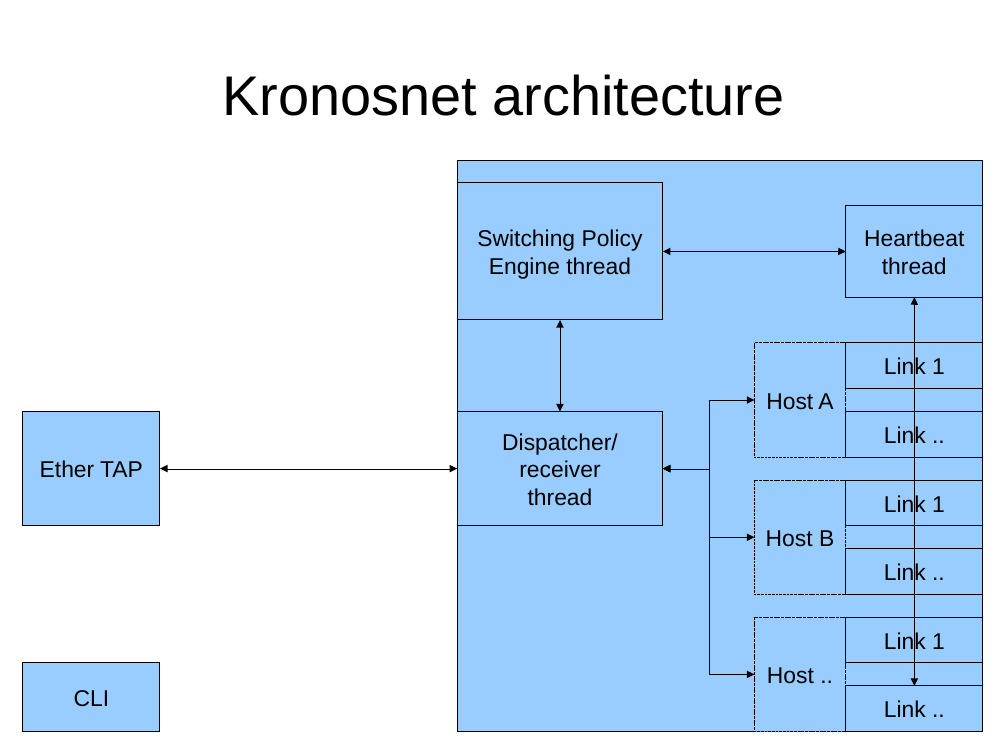
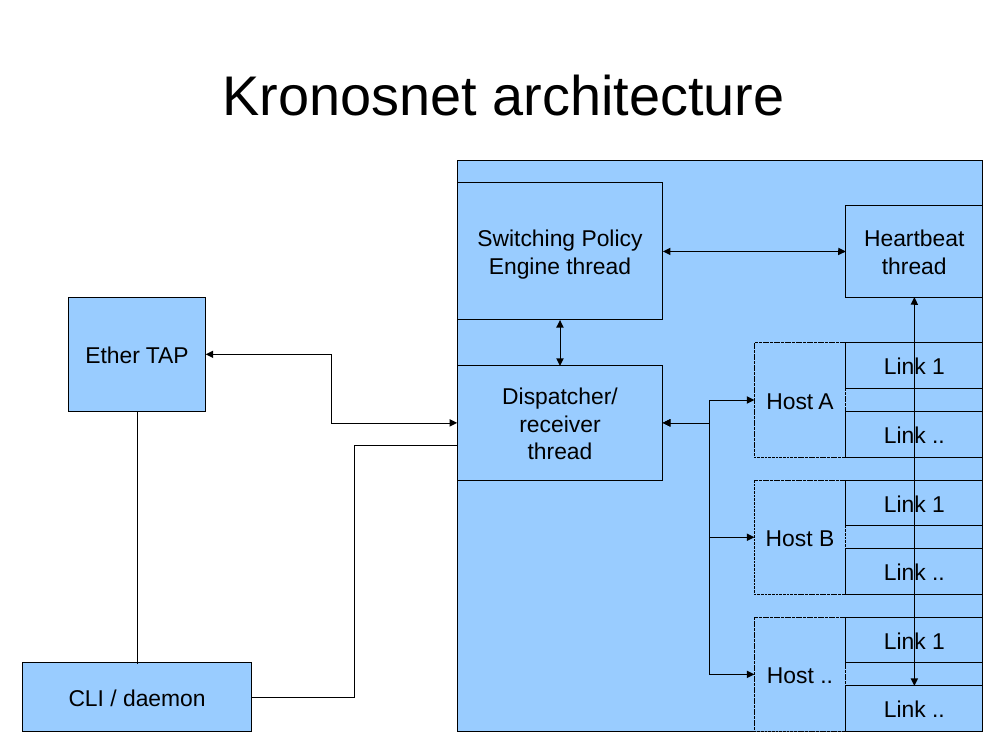
Before and after one commit to kronosnet/kronosnet, a slide deck: slide 9 of docs/kronosnet_architecture.odp (slide 6 before the commit). Drawn at 1008x756 pixels with LibreOffice and Linux fonts; fonts in the diff are those of the drawing. Boxes give left, top, right and bottom in pixels: in the first picture for what was removed or moved away, otherwise in the second. Text is boxed around its words. In the diff, an @@ line names an element or a change of style, - is before the commit and + after.

```diff
--- a/docs/kronosnet_architecture.odp
+++ b/docs/kronosnet_architecture.odp
@@ rectangle "Ether TAP": place and size @@
-rectangle "Ether TAP" at bbox=[23, 412, 160, 526]
+rectangle "Ether TAP" at bbox=[69, 297, 206, 412]
@@ elbow double arrow moved from (560, 412) - (561, 320) to (560, 366) - (561, 320) @@
@@ elbow double arrow moved from (160, 468) - (457, 469) to (206, 354) - (457, 424) @@
@@ rectangle "Dispatcher/receiver": place and size @@
-rectangle "Dispatcher/receiver" at bbox=[457, 412, 663, 526]
+rectangle "Dispatcher/receiver" at bbox=[457, 366, 663, 480]
@@ elbow line added from (137, 663) to (137, 412), #000000 0 pt @@
@@ elbow double arrow moved from (663, 469) - (755, 400) to (663, 424) - (755, 400) @@
@@ elbow line added from (252, 698) to (457, 445), #000000 0 pt @@
@@ elbow double arrow moved from (663, 468) - (755, 675) to (663, 423) - (755, 675) @@
@@ elbow double arrow moved from (663, 468) - (755, 538) to (663, 423) - (755, 538) @@
@@ rectangle "CLI / daemon": place and size @@
-rectangle "CLI / daemon" at bbox=[23, 663, 160, 732]
+rectangle "CLI / daemon" at bbox=[23, 663, 252, 732]
@@ text in rectangle at bbox=[69, 689, 206, 707]: text changed @@
-CLI
+CLI / daemon
```
Also in this commit, not shown: 1 other slide changed, 3 slides added.
